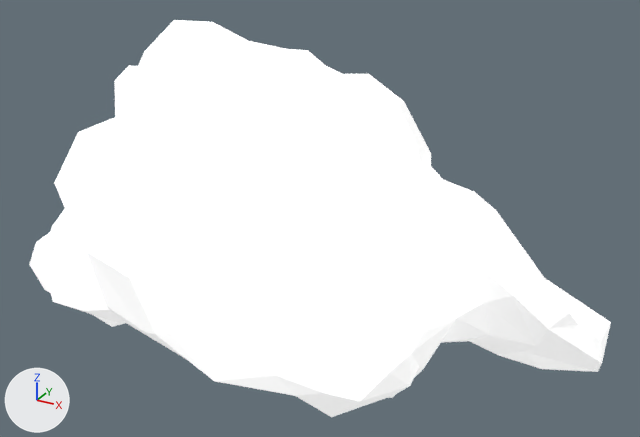
The glTF model public/siege/scifi/desert_SM_Env_Rock_03.gltf: old version first, new version second.
Both versions are drawn from a 50 mm camera at (2.91, -4.65, 3.06) aimed at (0.25, 0.2, 0.64). Every picture has the same lights, and +X, +Y and +Z are marked at lower left. The picture after the commit comes second. Where no turn or scale is listed for an object, it has been applied to the vertices.

Names of what the first picture shows: 'SM_Env_Rock_03'.
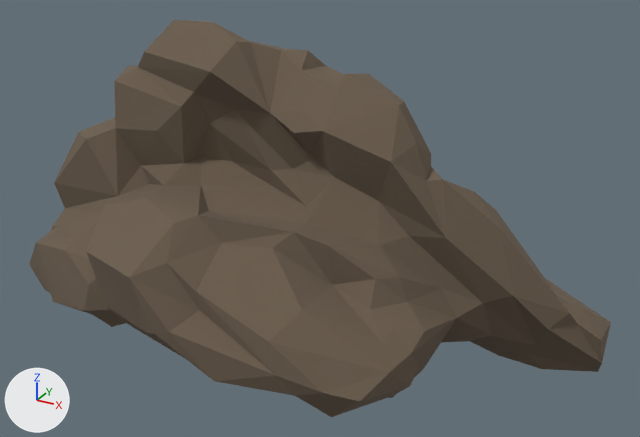
What differs and where, as boxes (x1, y1, x2, y2) in the pictures (640 x 437 px):
'SM_Env_Rock_03', surface changed (white to brown)
    both: (29, 20, 611, 417)

The change in detail:
Picture 'PolygonNatureBiomesS2_AridDesert_Texture_01' (img_polygonnaturebiomess2_ariddesert_texture_01) is new.
In material 'MAT_01A' (mat_mat_01a), base_color is no longer (1.0, 1.0, 1.0), white #ffffff.
In material 'MAT_01A' (mat_mat_01a), texture is now set to img_polygonnaturebiomess2_ariddesert_texture_01.
In material 'MAT_01A' (mat_mat_01a), emission_strength is no longer 0.5.
